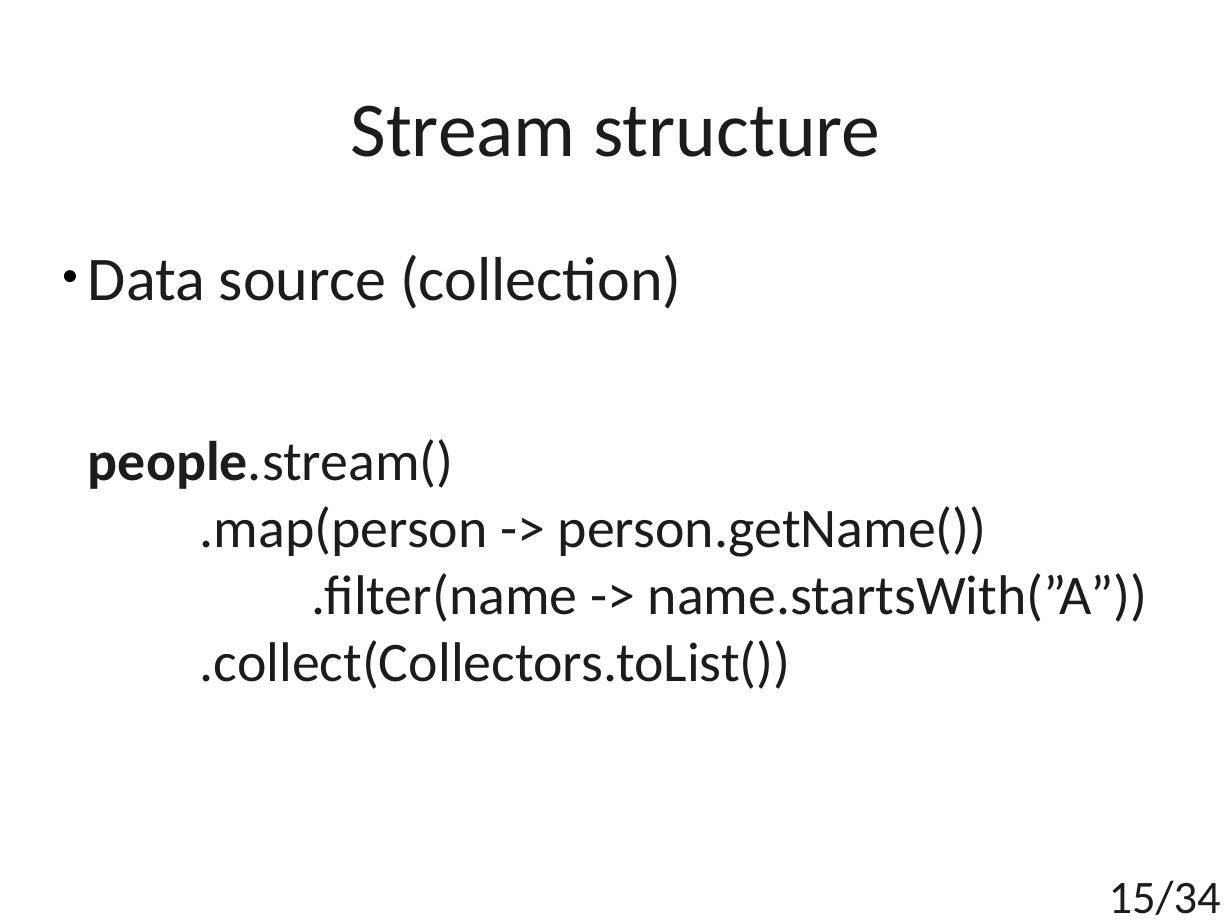
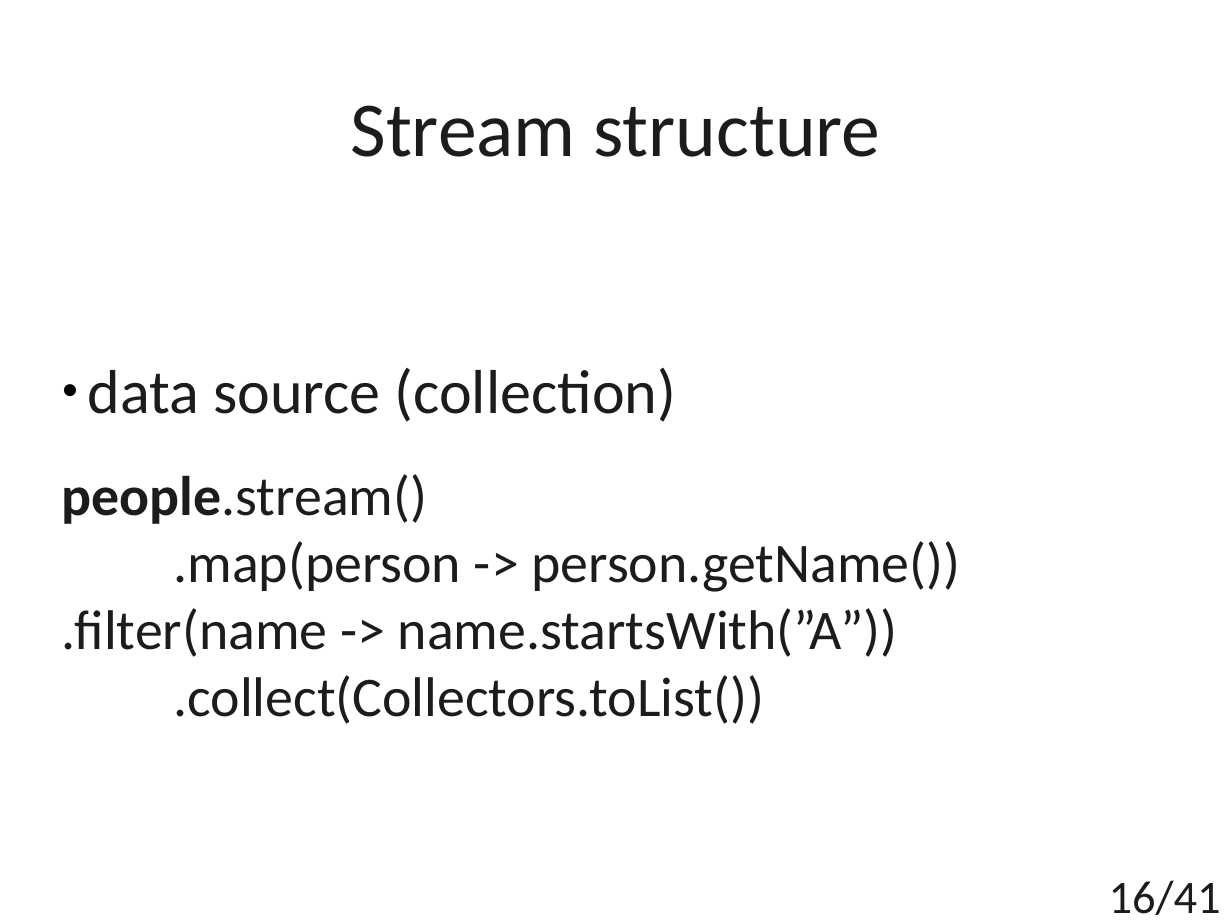
Before and after one commit to t4upl/java-streams-workshop, a slide deck: slide 16 of src/main/resources/editables/presentation.odp (slide 15 before the commit). Drawn at 1232x924 pixels with LibreOffice and Linux fonts; fonts in the diff are those of the drawing. Boxes give left, top, right and bottom in pixels: in the first picture for what was removed or moved away, otherwise in the second. Text is boxed around its words. In the diff, an @@ line names an element or a change of style, - is before the commit and + after.

```diff
--- a/src/main/resources/editables/presentation.odp
+++ b/src/main/resources/editables/presentation.odp
@@ subtitle "data source (collection)": place and size @@
-subtitle "data source (collection)" at <box>88,255,1148,689</box>
+subtitle "data source (collection)" at <box>62,368,960,724</box>
@@ subtitle at <box>88,368,676,422</box>: text changed @@
-● Data source (collection)
+● data source (collection)
@@ subtitle at <box>62,474,428,524</box>: line spacing 1 to 1.5 @@
@@ page number at <box>1109,880,1221,915</box>: text changed @@
-15/34
+16/41
```
Also in this commit, not shown: 10 other slides changed, 8 slides added, 1 slide removed, 1 other file.
